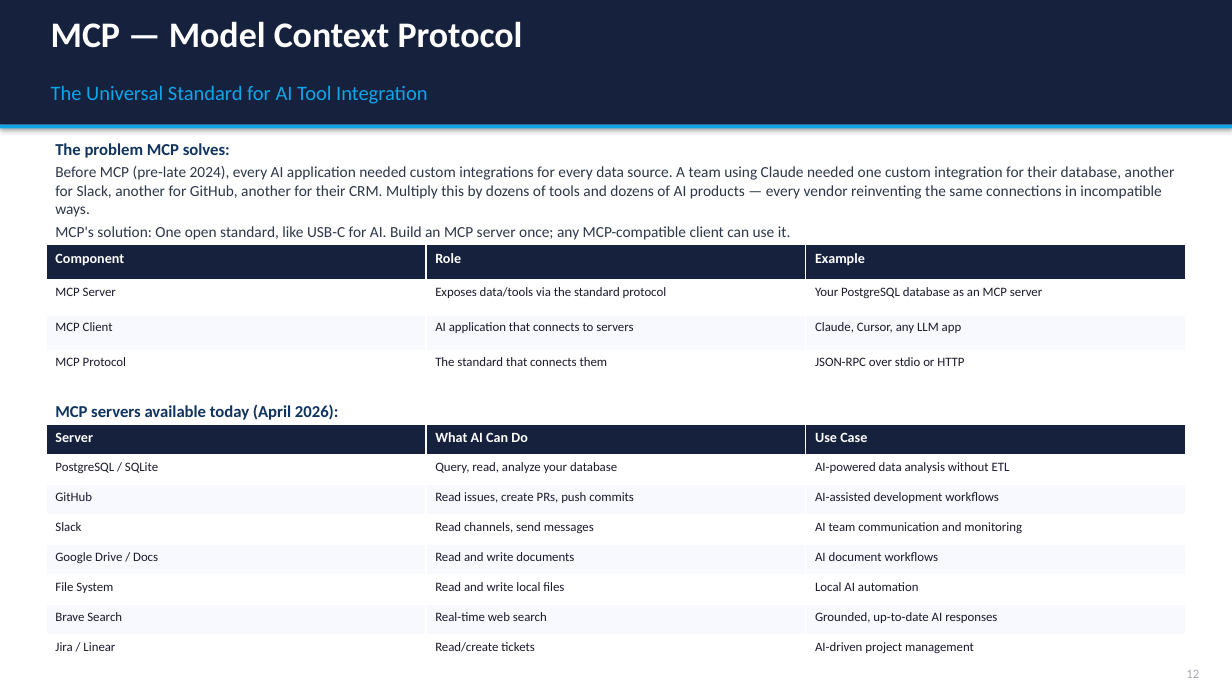
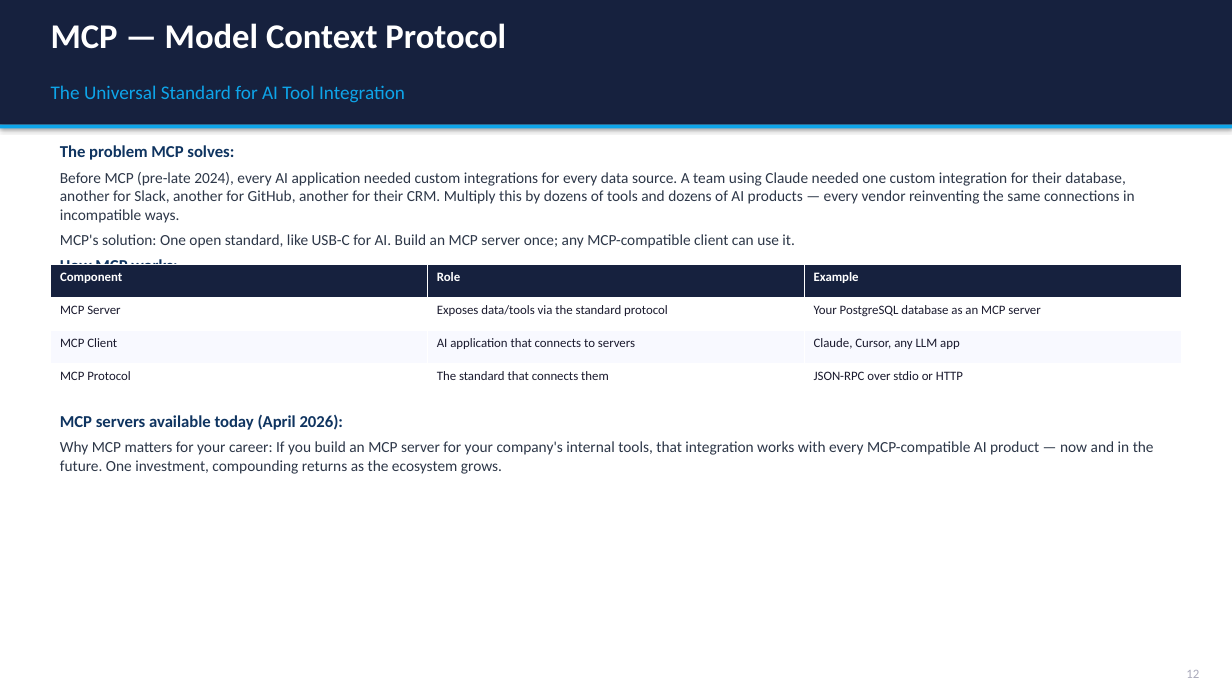
Before and after one commit to appjr/GenAIForBusinessOnline, a slide deck: slide 14 of Class 11/Week11_AI_Trends_Slides.pptx. Drawn at 1232x693 pixels with LibreOffice and Linux fonts; fonts in the diff are those of the drawing. Boxes give left, top, right and bottom in pixels: in the first picture for what was removed or moved away, otherwise in the second. Text is boxed around its words. In the diff, an @@ line names an element or a change of style, - is before the commit and + after.

```diff
--- a/Class 11/Week11_AI_Trends_Slides.pptx
+++ b/Class 11/Week11_AI_Trends_Slides.pptx
@@ text "MCP — Model Context Protocol" at bbox=[51, 23, 506, 49]: size 28 to 27 pt @@
@@ text "The Universal Standard for AI ..." at bbox=[51, 85, 405, 103]: size 16 to 15 pt @@
@@ text "The problem MCP solves:" at bbox=[60, 145, 1135, 275]: more space between paragraphs @@
@@ table at bbox=[51, 264, 1182, 397] @@
@@ size 11 to 10 pt in "Component", "Role", "Example" @@
@@ table: place and size @@
-table at bbox=[46, 245, 1186, 385]
+table at bbox=[51, 264, 1182, 397]
@@ text "MCP servers available today (April ...": place and size @@
-text "MCP servers available today (April ..." at bbox=[55, 404, 339, 420]
+text "MCP servers available today (April ..." at bbox=[60, 415, 1154, 474]
@@ text at bbox=[60, 415, 344, 430]: more space between paragraphs @@
@@ table removed at bbox=[46, 424, 1186, 665], 8 rows, 3 columns @@
-Server | What AI Can Do | Use Case
-PostgreSQL / SQLite | Query, read, analyze your database | AI-powered data analysis without ETL
-GitHub | Read issues, create PRs, push commits | AI-assisted development workflows
-Slack | Read channels, send messages | AI team communication and monitoring
-Google Drive / Docs | Read and write documents | AI document workflows
-File System | Read and write local files | Local AI automation
-Brave Search | Real-time web search | Grounded, up-to-date AI responses
-Jira / Linear | Read/create tickets | AI-driven project management
@@ text at bbox=[60, 441, 1154, 474]: paragraph added @@
+Why MCP matters for your career: If you build an MCP server for your company's internal tools, that integration works with every MCP-compatible AI product — now and in the future. One investment, compounding returns as the ecosystem grows.
```
Also in this commit, not shown: 31 other slides changed, 13 other files.
